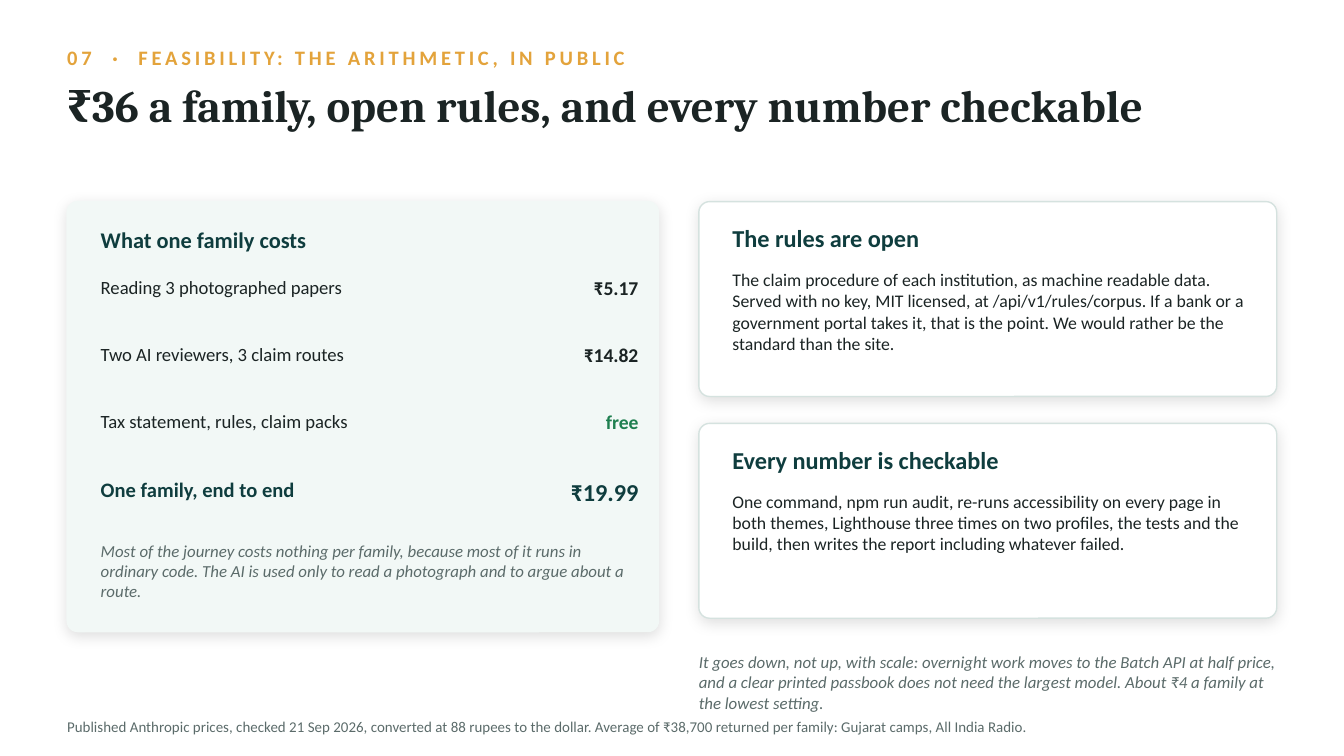
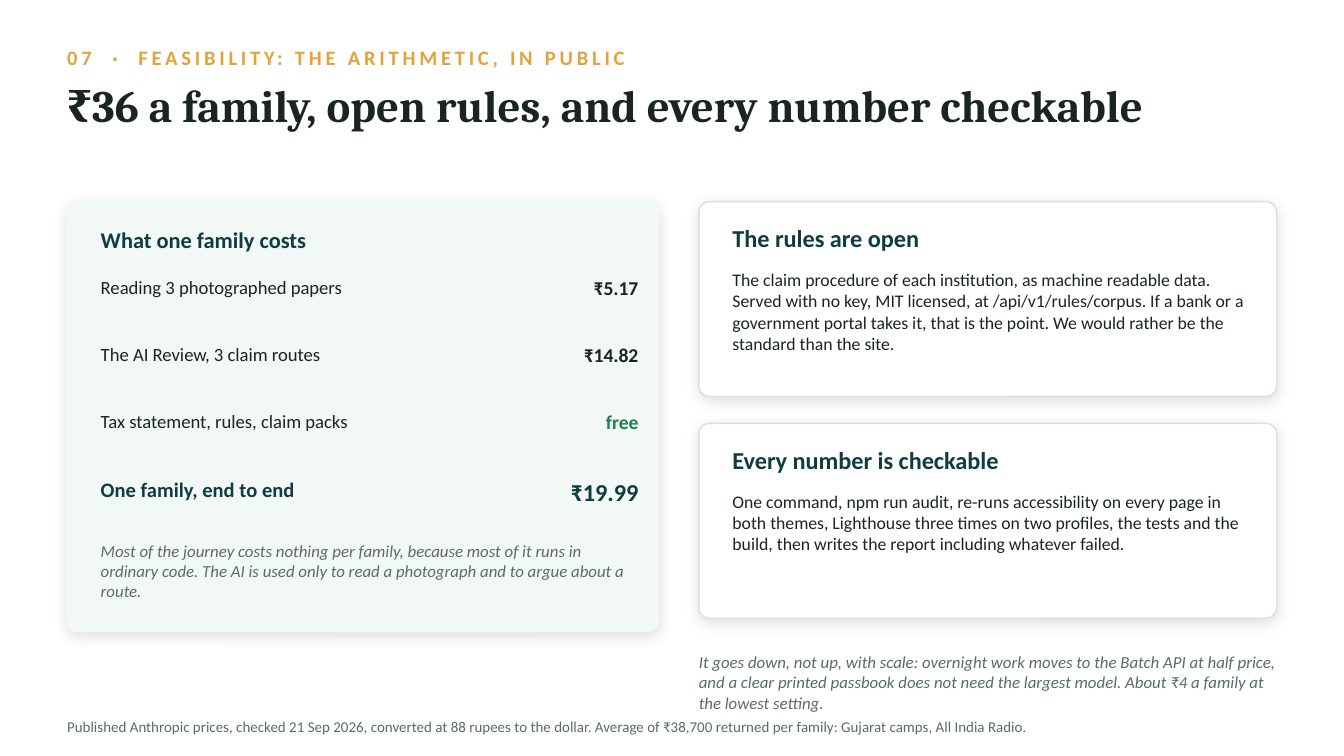
Before and after one commit to usv240/virasat, a slide deck: slide 11 of public/docs/Virasat-Team-USV-Deck.pptx. Drawn at 1344x756 pixels with LibreOffice and Linux fonts; fonts in the diff are those of the drawing. Boxes give left, top, right and bottom in pixels: in the first picture for what was removed or moved away, otherwise in the second. Text is boxed around its words. In the diff, an @@ line names an element or a change of style, - is before the commit and + after.

```diff
--- a/public/docs/Virasat-Team-USV-Deck.pptx
+++ b/public/docs/Virasat-Team-USV-Deck.pptx
@@ text at box(101, 348, 320, 363): text changed @@
-Two AI reviewers, 3 claim routes
+The AI Review, 3 claim routes
```
Also in this commit, not shown: 5 other slides changed, 22 other files.
